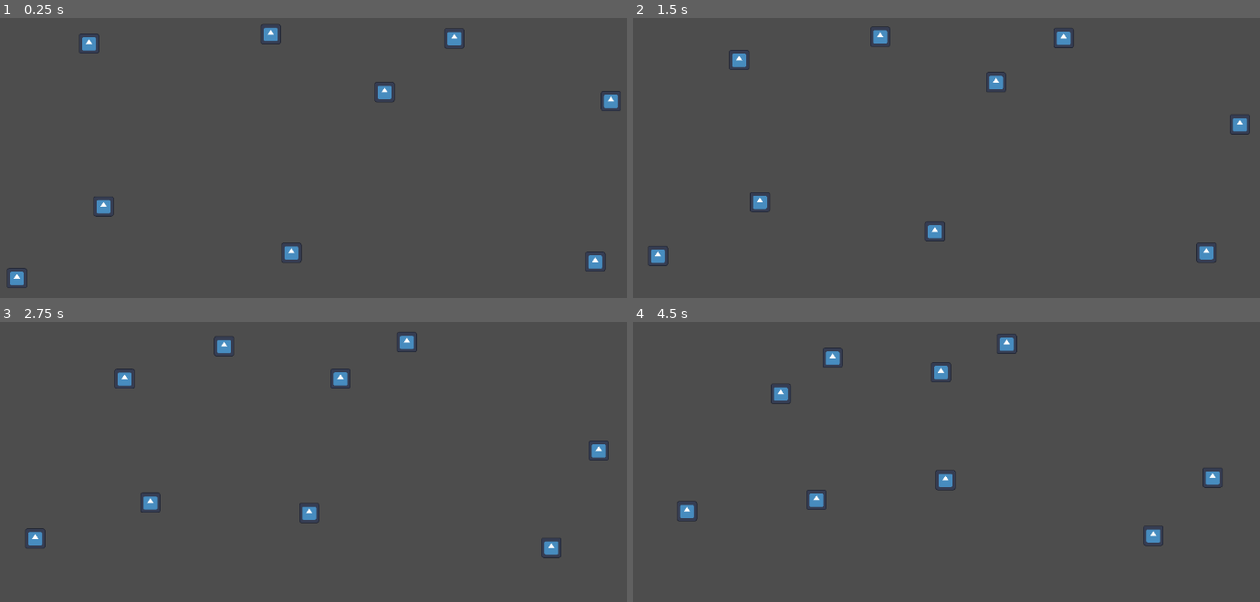
Above: before the commit, frames 1-4 (two rows, left to right).
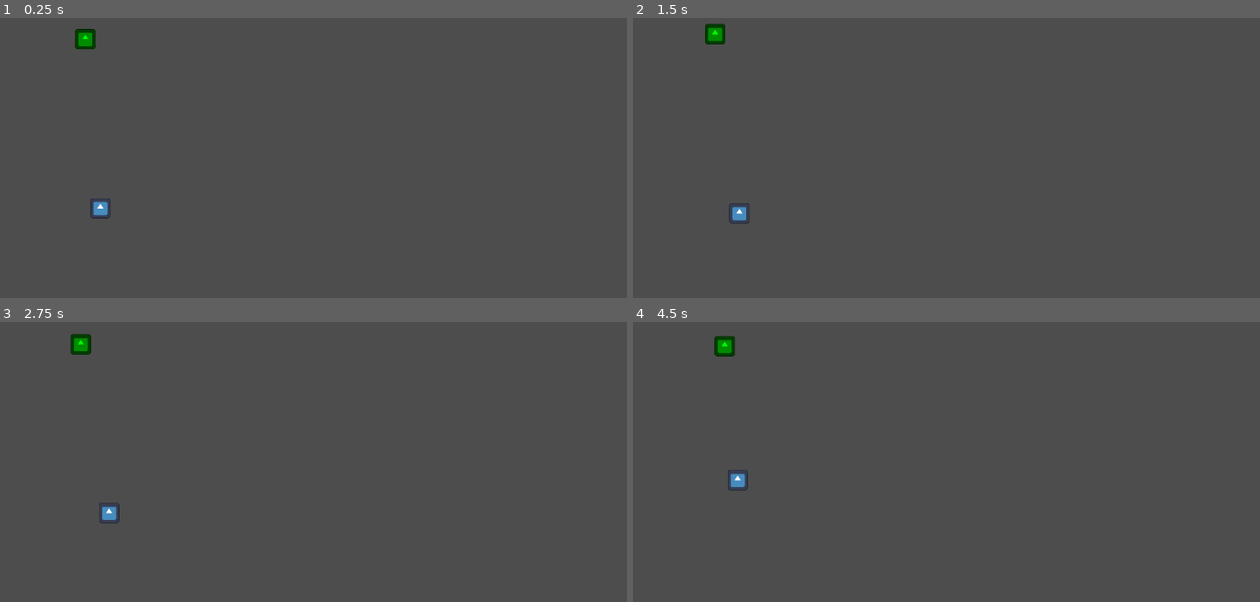
Above: after the commit, the same moments.

Repository: Luke-Parker1/Game-Off-2024
Game: Godot game, scene res://test_scene.tscn
Two runs of this game, one before a commit and one after it. Both use one fixed random seed, a clock stepped at 60 frames per second and the inputs below. The project has no main scene, so this scene is started directly. The engine's default icon, where the game draws it, is replaced by a stand-in: a white triangle on a blue panel in a dark square.
Inputs:
- Up to frame 1 (0.25 s): no input
- Up to frame 2 (1.5 s): no input
- Up to frame 3 (2.75 s): no input
- Up to frame 4 (4.5 s): no input

The runs differ from the first frame. In frame 1, 1.5% of the frame differs, in the area x 1-99%, y 2-97%; in frame 2, 1.7%; in frame 3, 1.7%; in frame 4, 1.8%, in the area x 6-95%, y 4-81%.

Commit message:
Added secret sharing system

Diff:
--- a/main.gd
+++ b/main.gd
@@ -1,7 +1,15 @@
 extends Node2D
 
 var volume = 0
+
+#volume of all people aware of the secret
+var aware_volume : int
+
 func _ready():
+	aware_volume = get_tree().get_nodes_in_group("Person").size() + 1
 	for i in get_tree().get_nodes_in_group("Person"):
 		volume += 1
-		i.volume = volume
+		i.not_aware_volume = volume
+		i.aware_volume = aware_volume
+
+	get_tree().get_nodes_in_group("Person").pick_random().aware = true
--- a/person.gd
+++ b/person.gd
@@ -1,12 +1,27 @@
 extends CharacterBody2D
 
 var target : CharacterBody2D
-var volume : int
+var not_aware_volume : int
 # Array of all people who this person is in the TalkArea of
 var talkers : Array
 
 #Array of all people in the TalkArea of this person
 var listeners : Array
+
+# Whether or not this person is aware of the secret
+var aware := false
+var aware_volume : int
+
+var volume : int
+var og_color = self.modulate
+
+func _process(delta: float):
+	if aware:
+		self.modulate = Color("Green")
+		volume = aware_volume
+	else:
+		volume = not_aware_volume
+		self.modulate = og_color
 
 func _physics_process(delta: float):
 	if $TalkArea/CollisionPolygon2D.disabled:
@@ -25,13 +40,3 @@
 				i.talkers.erase(self)
 			listeners.clear()
 	move_and_slide()
-
-#func _on_talk_area_body_entered(body):
-	#if body.is_in_group("Person") and body != self:
-		#body.talkers.append(self)
-		#print(body.talkers)
-#
-#
-#func _on_talk_area_body_exited(body):
-	#if body.is_in_group("Person") and body != self:
-		#body.talkers.erase(self)
--- a/person.tscn
+++ b/person.tscn
@@ -12,6 +12,7 @@
 size = Vector2(32, 32)
 
 [node name="Person" type="CharacterBody2D" groups=["Person"]]
+collision_mask = 0
 script = ExtResource("1_vvcit")
 
 [node name="Sprite2D" type="Sprite2D" parent="."]
@@ -23,7 +24,7 @@
 
 [node name="State Machine" type="Node2D" parent="." node_paths=PackedStringArray("initial_state")]
 script = ExtResource("3_2jb1u")
-initial_state = NodePath("Follow")
+initial_state = NodePath("Idle")
 
 [node name="Idle" type="Node2D" parent="State Machine" node_paths=PackedStringArray("person")]
 script = ExtResource("4_0o5e0")
--- a/person_follow.gd
+++ b/person_follow.gd
@@ -12,19 +12,42 @@
 	if person:
 		person_group = get_tree().get_nodes_in_group("Person").duplicate()
 		person_group.erase(person)
-		target = person_group.pick_random()
-		person.target = target
+		# If aware, remove aware targets
+		if person.aware:
+			for i in person_group:
+				if i.aware:
+					person_group.erase(i)
+
+		if !person_group.is_empty():
+			# Make it more likely to target person closer to self
+			person_group.sort_custom(sort_distance)
+			for i in person_group:
+				if randi_range(1, 3) != 3:
+					target = i
+					break
+
+			if target == null:
+				target = person_group.pick_random()
+			person.target = target
 
 func State_Update(delta: float):
 	if person:
-		if !person.talkers.is_empty():
+		if !person.talkers.is_empty() and !person.aware:
 			Transitioned.emit(self, "Listen")
 
 func State_Physics_Update(delta: float):
 	#Go to person
 	if person and target:
+		if person_group.is_empty():
+			Transitioned.emit(self, "Idle")
+
 		var direction = target.global_position - person.global_position
 		person.velocity = direction.normalized() * move_speed
 
 		if direction.length() < 100:
 			Transitioned.emit(self, "Talk")
+
+func sort_distance(a : CharacterBody2D, b : CharacterBody2D):
+	if person.global_position.distance_squared_to(a.global_position) < person.global_position.distance_squared_to(b.global_position):
+		return true
+	return false
--- a/person_idle.gd
+++ b/person_idle.gd
@@ -12,7 +12,7 @@
 
 func randomize_wander():
 	move_direction = Vector2(randf_range(-1, 1), randf_range(-1, 1)).normalized()
-	wander_time = randf_range(1, 3)
+	wander_time = randf_range(1, 5)
 	continue_num = randi_range(1, 2)
 
 func Enter():
@@ -20,7 +20,7 @@
 
 func State_Update(delta: float):
 	if person:
-		if !person.talkers.is_empty():
+		if !person.talkers.is_empty() and !person.aware:
 			Transitioned.emit(self, "Listen")
 	if wander_time > 0:
 		wander_time -= delta
--- a/person_talk.gd
+++ b/person_talk.gd
@@ -14,7 +14,7 @@
 		if target:
 			talk_area.rotation = global_position.direction_to(target.position).angle() + 90
 		talk_area.get_child(0).disabled = false
-	talk_time = randf_range(5, 15)
+	talk_time = randf_range(5, 10)
 
 func State_Update(delta: float):
 	if person:
@@ -28,5 +28,11 @@
 		Transitioned.emit(self, "Idle")
 
 func Exit():
+	if person:
+		if !person.listeners.is_empty() and person.aware:
+			for i in person.listeners:
+				if !i.aware:
+					i.aware = true
+
 	if talk_area:
 		talk_area.get_child(0).disabled = true
--- a/test_scene.tscn
+++ b/test_scene.tscn
@@ -11,24 +11,3 @@
 
 [node name="Person2" parent="." instance=ExtResource("1_ngwih")]
 position = Vector2(192, 187)
-
-[node name="Person3" parent="." instance=ExtResource("1_ngwih")]
-position = Vector2(781, 184)
-
-[node name="Person4" parent="." instance=ExtResource("1_ngwih")]
-position = Vector2(670, 272)
-
-[node name="Person5" parent="." instance=ExtResource("1_ngwih")]
-position = Vector2(513, 529)
-
-[node name="Person6" parent="." instance=ExtResource("1_ngwih")]
-position = Vector2(1003, 540)
-
-[node name="Person7" parent="." instance=ExtResource("1_ngwih")]
-position = Vector2(1022, 276)
-
-[node name="Person8" parent="." instance=ExtResource("1_ngwih")]
-position = Vector2(491, 177)
-
-[node name="Person9" parent="." instance=ExtResource("1_ngwih")]
-position = Vector2(81, 570)
